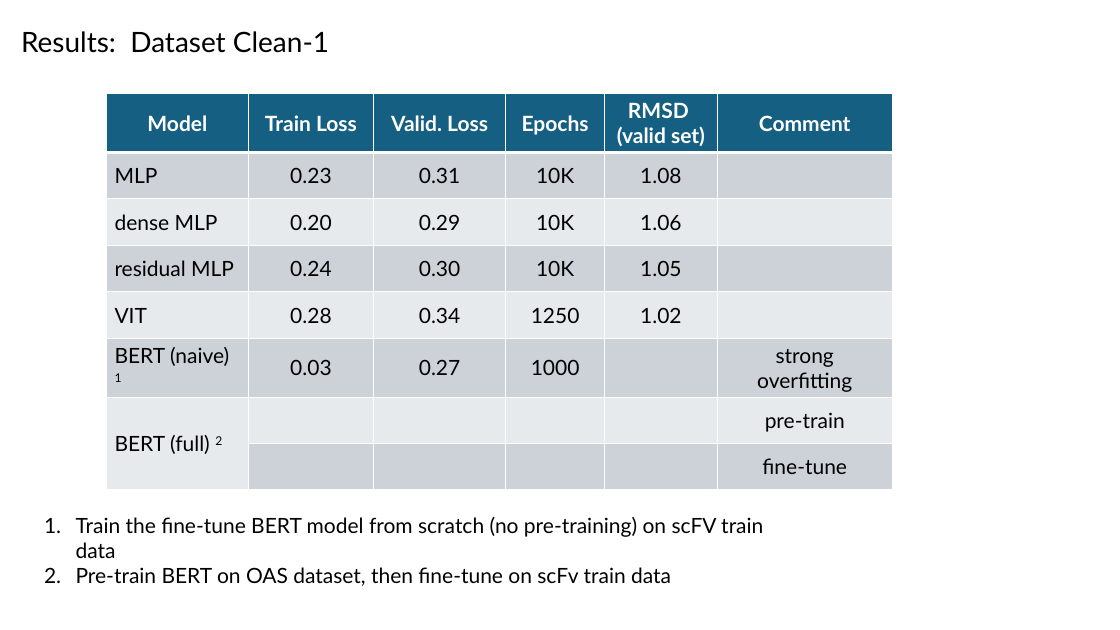
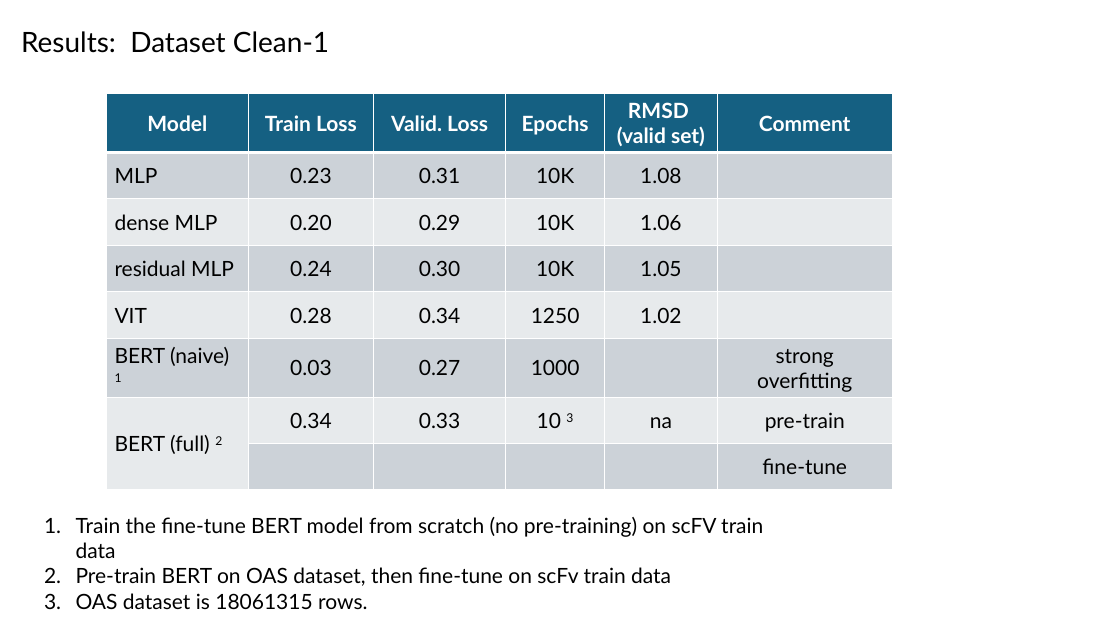
Before and after one commit to planaria158/BERT-antibody-antigen-binding-energy, a slide deck: slide 9 of Homework-aAlphaBio.pptx. Drawn at 1120x630 pixels with LibreOffice and Linux fonts; fonts in the diff are those of the drawing. Boxes give left, top, right and bottom in pixels: in the first picture for what was removed or moved away, otherwise in the second. Text is boxed around its words. In the diff, an @@ line names an element or a change of style, - is before the commit and + after.

Commit message:
slide deck organized the inference results better

```diff
--- a/Homework-aAlphaBio.pptx
+++ b/Homework-aAlphaBio.pptx
@@ table at [106,93,892,478] @@
-row 7: BERT (full) 2 |  |  |  |  | pre-train
+row 7: BERT (full) 2 | 0.34 | 0.33 | 10 3 | na | pre-train
@@ text at [76,593,367,609]: paragraph added @@
+3. OAS dataset is 18061315 rows.
```
Also in this commit, not shown: 15 other files.
